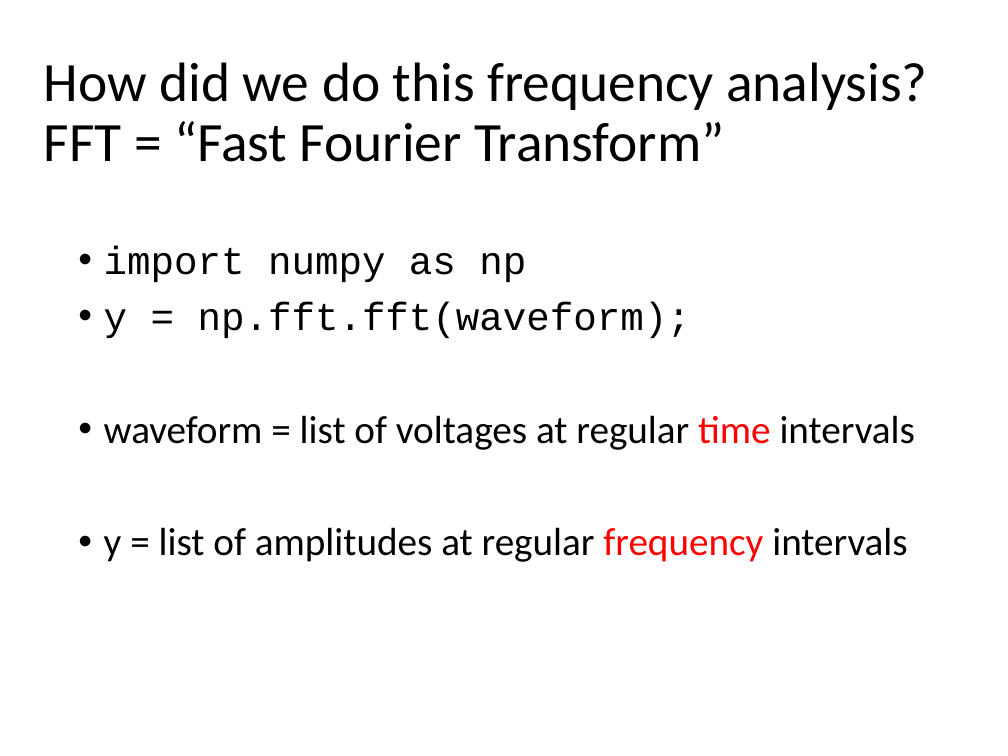
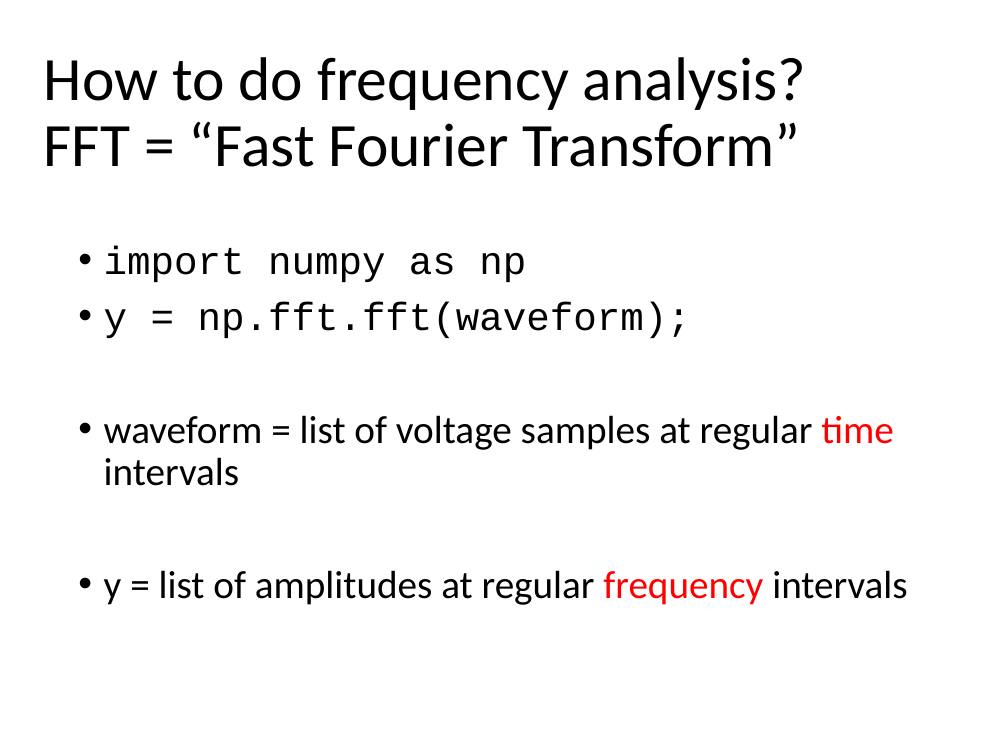
Before and after one commit to tomjhou/MathClassPythonCode, a slide deck: slide 19 of Class2/Lecture2 - Filtering.pptx (slide 17 before the commit). Drawn at 1008x756 pixels with LibreOffice and Linux fonts; fonts in the diff are those of the drawing. Boxes give left, top, right and bottom in pixels: in the first picture for what was removed or moved away, otherwise in the second. Text is boxed around its words. In the diff, an @@ line names an element or a change of style, - is before the commit and + after.

```diff
--- a/Class2/Lecture2 - Filtering.pptx
+++ b/Class2/Lecture2 - Filtering.pptx
@@ title at (44, 57, 807, 167): text changed; size 39.6 to 44 pt @@
-How did we do this frequency analysis? FFT = “Fast Fourier Transform”
+How to do frequency analysis?
+FFT = “Fast Fourier Transform”
@@ text at (104, 415, 894, 486): text changed @@
-• waveform = list of voltages at regular time intervals
+• waveform = list of voltage samples at regular time intervals
```
Also in this commit, not shown: 21 other slides changed, 9 slides added, 4 slides removed.
